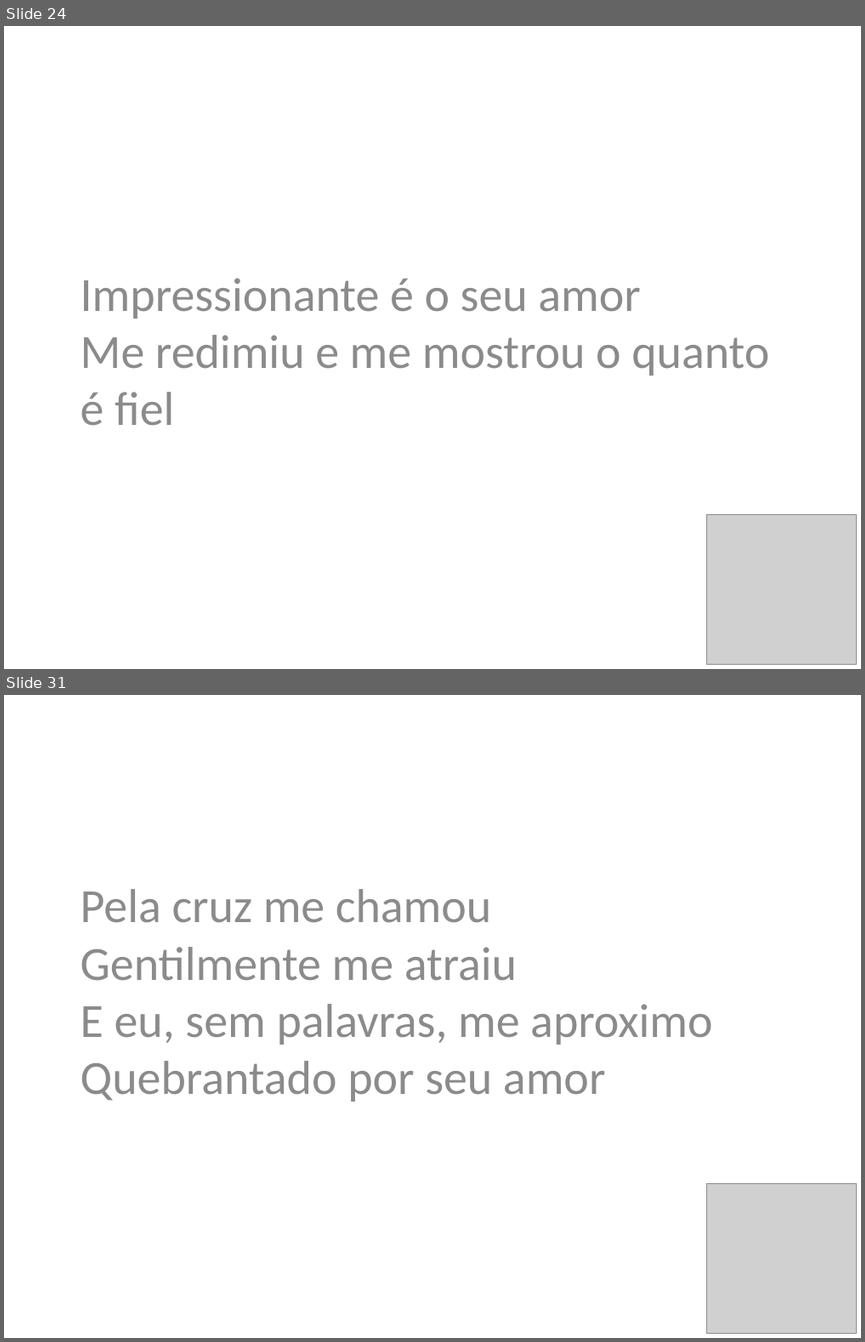
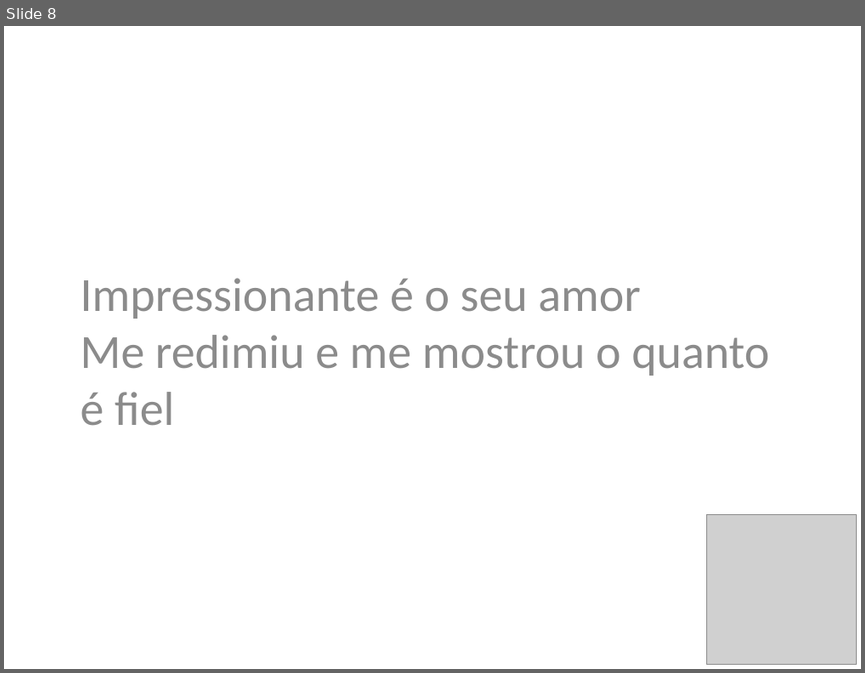
Before and after one commit to FilipeQuina/flask-pptx, a slide deck: slides/Quebrantado-Vineyard.pptx. Shown one above the other, each under a label of ours: slides 24 and 31 before the commit, slide 8 after it; the slides between them are not shown. The pictures are 865x1342 and 865x673 pixels, drawn with LibreOffice and Linux fonts; fonts in the diff are those of the drawing; grey boxes stand for pictures. Boxes give left, top, right and bottom in pixels: in the first picture for what was removed or moved away, otherwise in the second. Text is boxed around its words. In the diff, an @@ line names an element or a change of style, - is before the commit and + after.

```diff
--- a/slides/Quebrantado-Vineyard.pptx
+++ b/slides/Quebrantado-Vineyard.pptx
@@ slide 31 removed at bbox=[4, 695, 861, 1338], background #FFFFFF @@
@@ text removed at bbox=[80, 889, 712, 1101] @@
-Pela cruz me chamou
-Gentilmente me atraiu
-E eu, sem palavras, me aproximo
-Quebrantado por seu amor
@@ picture removed at bbox=[707, 1184, 857, 1333] @@
@@ what was slide 24 is now slide 8 @@
```
Also in this commit, not shown: 22 other slides removed, 19 other files.
